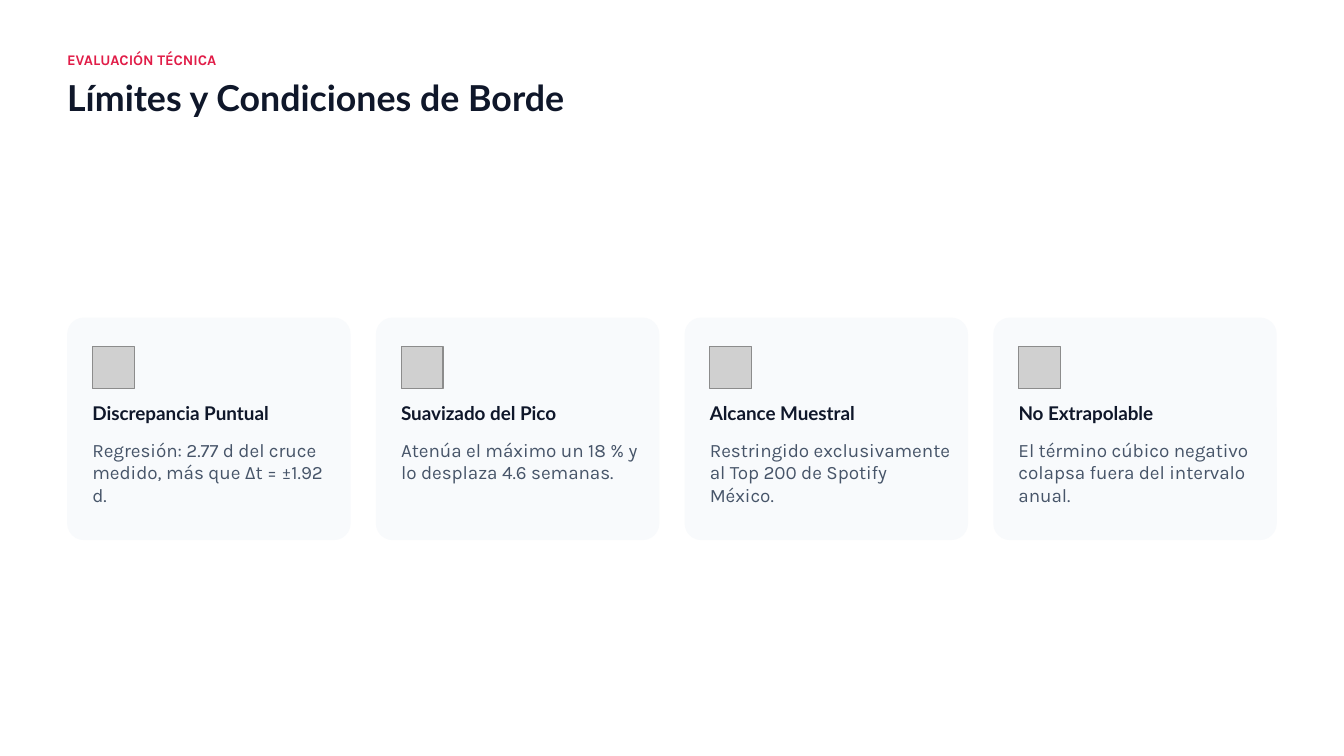
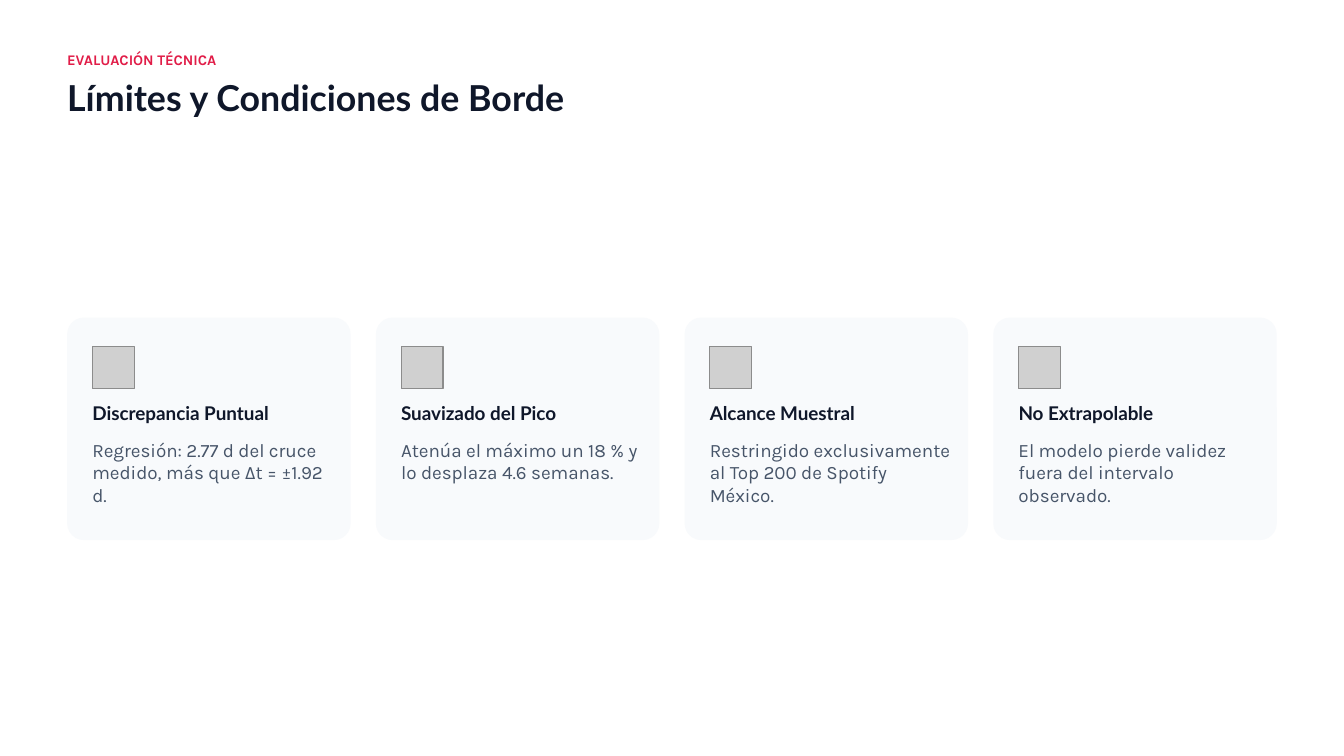
Before and after one commit to PedroGattiUCC/metodos-numericos-rosa-pastel, a slide deck: slide 12 of ENTREGABLES/Presentacion_Rosa_Pastel_Metodos_Numericos.pptx. Drawn at 1344x756 pixels with LibreOffice and Linux fonts; fonts in the diff are those of the drawing; grey boxes stand for pictures; background and template pictures are left out. Boxes give left, top, right and bottom in pixels: in the first picture for what was removed or moved away, otherwise in the second. Text is boxed around its words. In the diff, an @@ line names an element or a change of style, - is before the commit and + after.

```diff
--- a/ENTREGABLES/Presentacion_Rosa_Pastel_Metodos_Numericos.pptx
+++ b/ENTREGABLES/Presentacion_Rosa_Pastel_Metodos_Numericos.pptx
@@ text at (x1=1018, y1=444, x2=1226, y2=502): text changed @@
-El término cúbico negativo colapsa fuera del intervalo anual.
+El modelo pierde validez fuera del intervalo observado.
```
Also in this commit, not shown: 8 other slides changed, 8 other files.
